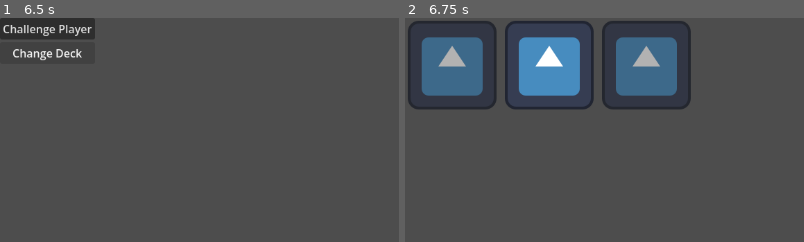
Above: before the commit, frames 1-2 (left to right).
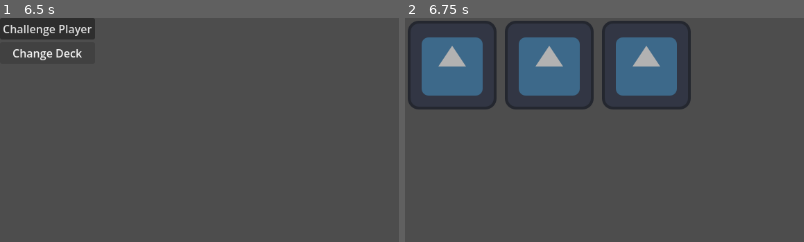
Above: after the commit, the same moments.

Repository: Simon-Kahre/nTCG
Game: Godot game, scene res://scenes/testingEnv.tscn
Same seed, same stepped clock (60 frames per second), same inputs: the game is played once before the commit and once after it. The engine's default icon, where the game draws it, is replaced by a stand-in: a white triangle on a blue panel in a dark square.
Inputs:
- Up to frame 1 (6.5 s): click "Challenge Player" at 0.5 s; click "Change Deck" at 1.25 s; click "Challenge Player" at 2 s; click "Change Deck" at 2.75 s; click "Challenge Player" at 3.5 s; click "Change Deck" at 4.25 s; tap Enter at 5 s; tap O at 5.1, 5.85 s; tap Space at 5.27, 5.75, 6.02 s
- Up to frame 2 (6.75 s): tap Enter at 6.5 s; tap C at 6.6 s
The pictures show only the part of the screen within x 0-50%, y 0-50%; the shares and areas given below are measured in that part.

Frame 1 is identical in both runs. In frame 2, 4.0% of the frame differs, in the area x 28-44%, y 8-35%.

Commit message:
Add basic pack opening logic

Diff:
--- /dev/null
+++ b/trading-card-game/assets/createdObjects/packs/testPack.tres
@@ -0,0 +1,10 @@
+[gd_resource type="Resource" format=3 uid="uid://bhifrrqtqpqw0"]
+
+[ext_resource type="PackedScene" uid="uid://2y6gt8te51gf" path="res://assets/createdObjects/cards/testcard2.tscn" id="1_3kj7m"]
+[ext_resource type="PackedScene" uid="uid://byjjebq6qijrk" path="res://assets/createdObjects/cards/testcard3.tscn" id="2_4qs2t"]
+[ext_resource type="PackedScene" uid="uid://c4yebayx7t6l3" path="res://assets/createdObjects/cards/testcard.tscn" id="3_rjnls"]
+[ext_resource type="Script" uid="uid://ber02kv7jnt28" path="res://scripts/packs.gd" id="4_hqwes"]
+
+[resource]
+script = ExtResource("4_hqwes")
+cardsInPack = Array[PackedScene]([ExtResource("1_3kj7m"), ExtResource("2_4qs2t"), ExtResource("3_rjnls")])
--- a/trading-card-game/project.godot
+++ b/trading-card-game/project.godot
@@ -19,6 +19,7 @@
 
 folder_colors={
 "res://assets/createdObjects/cards/": "green",
+"res://assets/createdObjects/packs/": "yellow",
 "res://assets/sprites/": "purple",
 "res://assets/styleBox/": "pink",
 "res://scenes/": "gray",
--- a/trading-card-game/scenes/packs.tscn
+++ b/trading-card-game/scenes/packs.tscn
@@ -1,3 +1,6 @@
 [gd_scene format=3 uid="uid://dct610xyei6sl"]
 
+[ext_resource type="Script" uid="uid://dx55qep1jsqnc" path="res://scripts/pack_opening.gd" id="1_hiyl0"]
+
 [node name="Packs" type="Node2D" unique_id=1418135981]
+script = ExtResource("1_hiyl0")
--- a/trading-card-game/scenes/testingEnv.tscn
+++ b/trading-card-game/scenes/testingEnv.tscn
@@ -1,7 +1,6 @@
 [gd_scene format=3 uid="uid://iyjrpsgqx8m7"]
 
 [ext_resource type="Script" uid="uid://cinjnthqywstv" path="res://scripts/testing_env.gd" id="1_20xah"]
-[ext_resource type="PackedScene" uid="uid://c4yebayx7t6l3" path="res://assets/createdObjects/cards/testcard.tscn" id="1_hhmql"]
 [ext_resource type="Script" uid="uid://clcxwv6rqpu0u" path="res://scripts/player.gd" id="3_20xah"]
 
 [node name="Main" type="Node2D" unique_id=1088991301]
@@ -9,4 +8,3 @@
 
 [node name="Node" type="Node" parent="." unique_id=1948156395]
 script = ExtResource("3_20xah")
-cards = Array[PackedScene]([ExtResource("1_hhmql")])
--- /dev/null
+++ b/trading-card-game/scripts/pack_opening.gd
@@ -0,0 +1,23 @@
+extends Node2D
+
+var packs: Array[Pack]
+var player
+
+func _ready() -> void:
+	player = get_parent().find_child("Node")
+	var dir = DirAccess.open("res://assets/createdObjects/packs")
+	if dir:
+		dir.list_dir_begin()
+		var pack = dir.get_next()
+		while pack != "":
+			if not dir.current_is_dir():
+				packs.append(load(dir.get_current_dir()+"/"+pack))
+			pack = dir.get_next()
+	else:
+		print("An error has occured. Path for packs is not found.")
+
+func _unhandled_key_input(event: InputEvent) -> void:
+	if event is InputEventKey:
+		if event.keycode == KEY_O and event.pressed:
+			var i = randi_range(0, len(packs[0].cardsInPack)-1)
+			player.cards.append(packs[0].cardsInPack[i])
--- /dev/null
+++ b/trading-card-game/scripts/packs.gd
@@ -0,0 +1,3 @@
+class_name Pack
+
+@export var cardsInPack: Array[PackedScene]
--- a/trading-card-game/scripts/testing_env.gd
+++ b/trading-card-game/scripts/testing_env.gd
@@ -31,7 +31,7 @@
 	currentScene = availableScenes.HOME
 	self.add_child(homeScene.instantiate())
 
-func _unhandled_input(event: InputEvent) -> void:
+func _unhandled_key_input(event: InputEvent) -> void:
 	if event is InputEventKey:
 		if event.pressed and event.keycode == KEY_C and currentScene != availableScenes.COLLECTION:
 			switch_scene(availableScenes.COLLECTION)
Not shown, added: trading-card-game/scripts/pack_opening.gd.uid
Not shown, added: trading-card-game/scripts/packs.gd.uid
